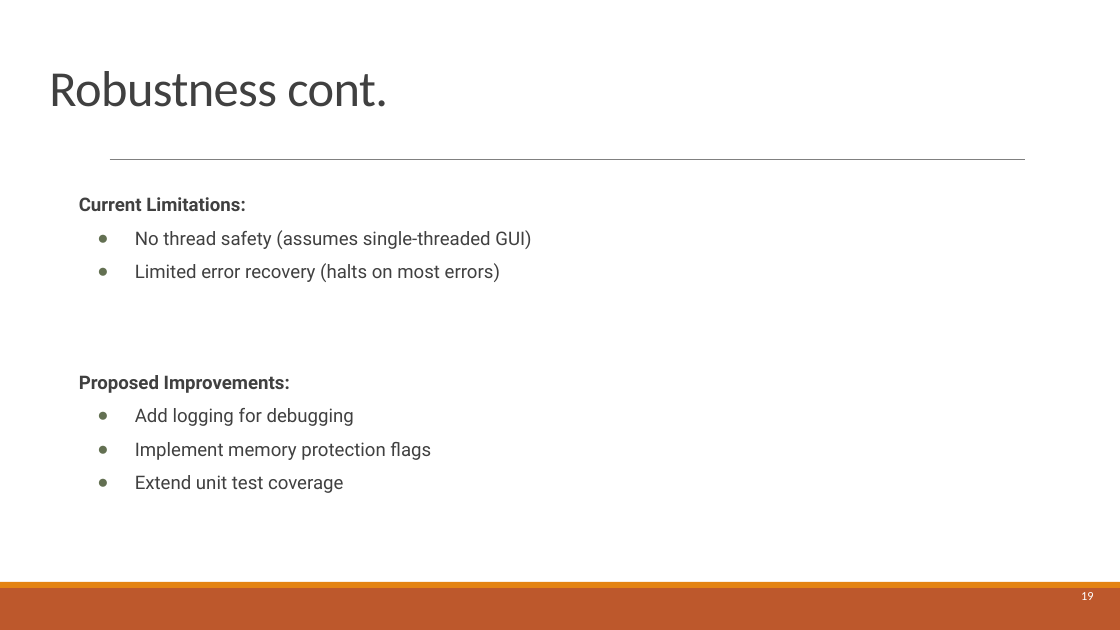
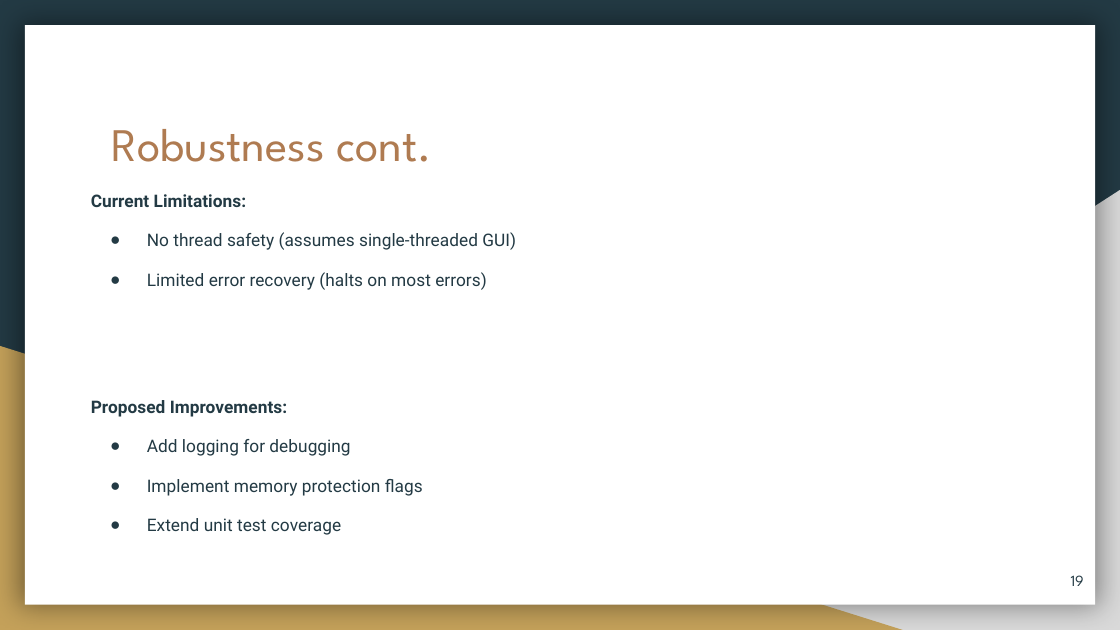
Before and after one commit to ayndvee/CS-2450-Project, a slide deck: slide 19 of UVSim-Project/Documentation/Presentation/UVSim-presentation.pptx. Drawn at 1120x630 pixels with LibreOffice and Linux fonts; fonts in the diff are those of the drawing. Boxes give left, top, right and bottom in pixels: in the first picture for what was removed or moved away, otherwise in the second. Text is boxed around its words. In the diff, an @@ line names an element or a change of style, - is before the commit and + after.

```diff
--- a/UVSim-Project/Documentation/Presentation/UVSim-presentation.pptx
+++ b/UVSim-Project/Documentation/Presentation/UVSim-presentation.pptx
@@ background #FFFFFF to #233A44 @@
@@ rectangle added at bbox=[25, 26, 1095, 605], fill #FFFFFF @@
@@ title "Robustness cont.": place and size @@
-title "Robustness cont." at bbox=[49, 71, 388, 107]
+title "Robustness cont." at bbox=[112, 129, 432, 162]
@@ title "Robustness cont." at bbox=[112, 129, 432, 162]: size 32.4 to 30 pt, font Calibri to League Spartan, text colour #404040 to #AF7B51, letter spacing -0.4 to 0 pt; line spacing 0.85 to 1 @@
@@ text "Current Limitations:": place and size @@
-text "Current Limitations:" at bbox=[79, 197, 531, 493]
+text "Current Limitations:" at bbox=[91, 194, 516, 535]
@@ text "Current Limitations:" at bbox=[91, 194, 516, 535]: size 12 to 11.1 pt, text colour #404040 to #233A44; line spacing 1.5 to 1.9; bullet colour #637052 to #233A44 @@
@@ line removed from (110, 160) to (1025, 160) @@
@@ right triangle added at bbox=[439, 190, 1120, 630], fill #D9D9D9 @@
@@ right triangle added at bbox=[0, 346, 903, 630], fill #C4A15A @@
@@ page number: place and size @@
-page number at bbox=[1081, 592, 1093, 600]
+page number at bbox=[1071, 575, 1084, 586]
@@ page number at bbox=[1071, 575, 1084, 586]: size 7.9 to 10 pt, font Calibri to League Spartan, text colour #FFFFFF to #233A44 @@
@@ rectangle removed at bbox=[0, 588, 1120, 630] @@
@@ rectangle removed at bbox=[0, 582, 1120, 588] @@
```
Also in this commit, not shown: 20 other slides changed, 2 other files.
